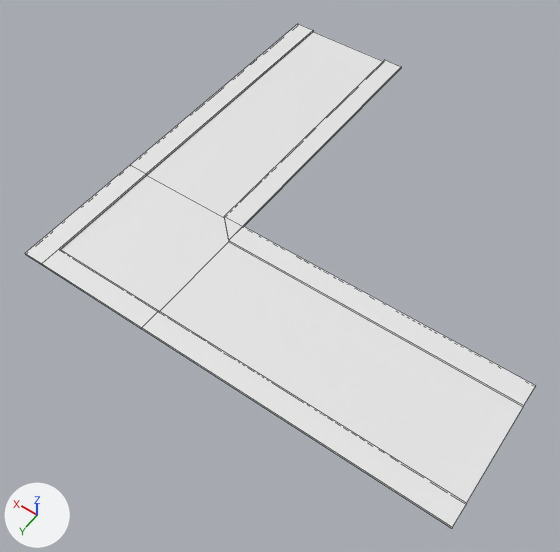
The FBX model Assets/ART/MESHES/Archi/SM_RoadCorner.fbx as it was, and as the next commit left it.
One viewpoint serves both versions: a 50 mm camera at (-41.5, 21.5, 50.2) aimed at (-17.2, -12.6, -3.3). Every picture has the same lights, and +X, +Y and +Z are marked at lower left. Mesh edges are drawn as thin lines. Where no turn or scale is listed for an object, it has been applied to the vertices.

In view in the first picture: 'SM_Corner.001'.
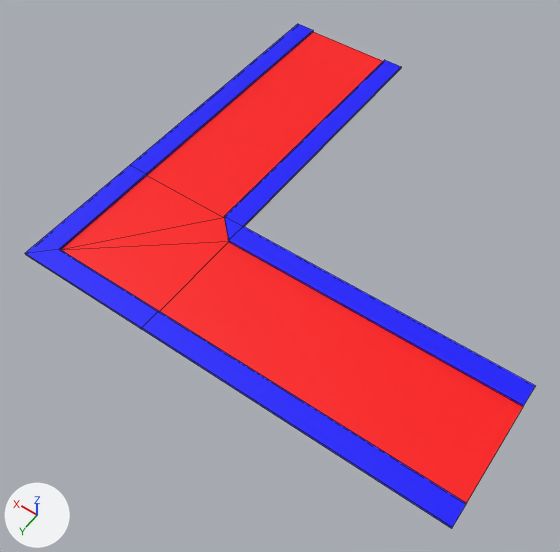
Where the newer file only moved an object's origin or applied its transform, the numbers keep the older frame.

The change, as a diff of the scene's bpy script:
```diff
--- a/Assets/ART/MESHES/Archi/SM_RoadCorner.fbx.py
+++ b/Assets/ART/MESHES/Archi/SM_RoadCorner.fbx.py
@@ mat_route @@
+mat_route = principled_material('Route')
+mat_route.base_color = (1.0, 0.0, 0.0)  # red #ff0000
@@ mat_trottoir @@
+mat_trottoir = principled_material('Trottoir')
+mat_trottoir.base_color = (0.0, 0.0, 1.0)  # blue #0000ff
@@ me_sm_corner_002 @@
 # used by ob_sm_corner_001; location = (0.0, 0.0, 0.0)
-me_sm_corner_002.from_pydata(...)  # 38 vertices, 24 faces; spans x -40.0..0.0, y -40.0..0.0, z 0.0..0.2
+me_sm_corner_002.from_pydata(...)  # 37 vertices, 28 faces; spans x -40.0..0.0, y -40.0..0.0, z 0.0..0.2
+# me_sm_corner_002 part 1
+# 4 vertices are removed from x -13.0..-2.0, y -12.9..0.0, z 0.0..0.2
+# 11 faces are deleted
+# 3 vertices are added at (-12.8, -11.1, 0.2), (-2.0, -2.3, 0.2), (-13.0, -11.3, 0.2)
+# 12 new faces join them, mat_trottoir (blue #0000ff)
+# 3 new faces join them, mat_route (red #ff0000)
+# me_sm_corner_002 part 2: 11 faces spanning x -40.0..0.0, y -40.0..0.0, z 0.0..0.2 switch from no material to mat_trottoir (blue #0000ff)
+# me_sm_corner_002 part 3: 2 faces spanning x -40.0..-2.0, y -40.0..-2.0, z 0.0 switch from no material to mat_route (red #ff0000)
```

Pixel boxes (x1, y1, x2, y2) of what changed, in the pictures (560 x 552 px; the box of a moved part takes in the faces that stretch with it):
part 1 of me_sm_corner_002, moved or reshaped: (25, 60, 535, 405) in both
part 2 of me_sm_corner_002, recoloured (white to blue): (130, 24, 524, 528) in both
part 3 of me_sm_corner_002, recoloured (white to red): (147, 32, 523, 503) in both
